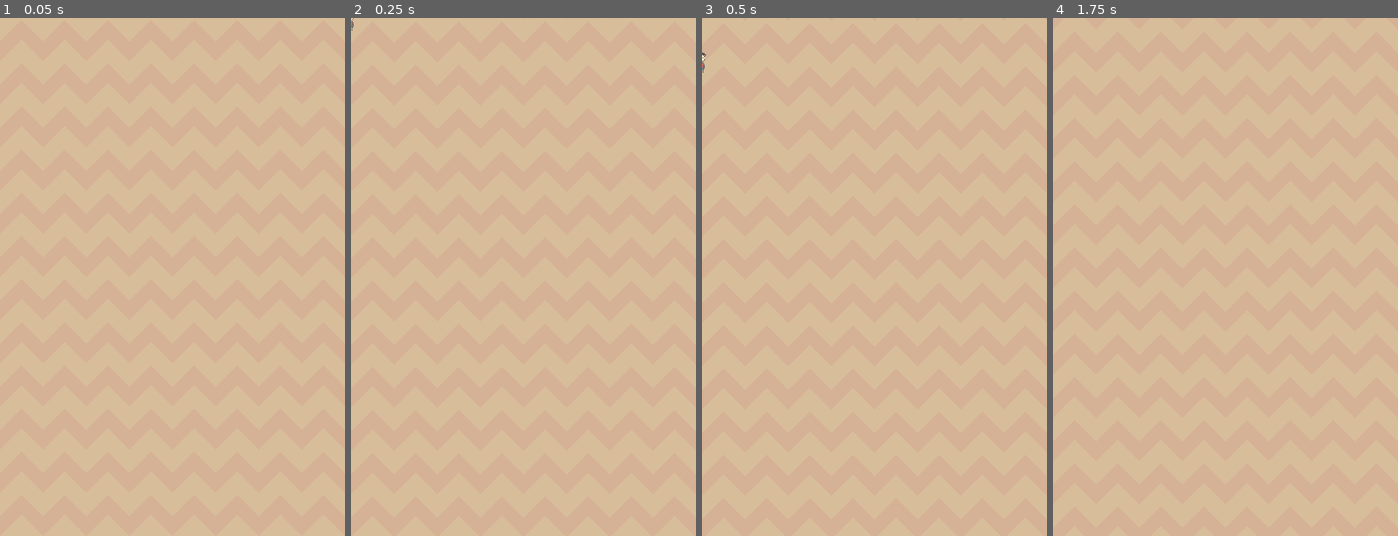
Above: before the commit, frames 1-4 (left to right).
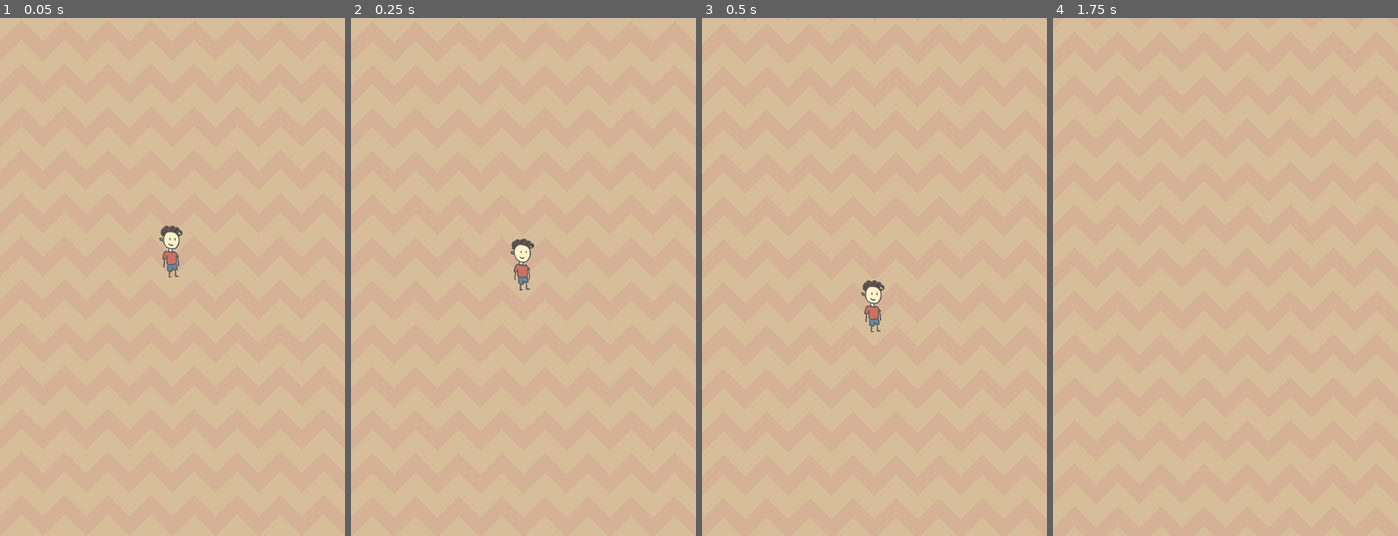
Above: after the commit, the same moments.

Repository: 5u4/noah-the-lifesaver-doodle-jump
Game: Godot game, scene res://Scenes/World.tscn
Same seed, same stepped clock (60 frames per second), same inputs: the game is played once before the commit and once after it.
Inputs:
- Up to frame 1 (0.05 s): no input
- Up to frame 2 (0.25 s): no input
- Up to frame 3 (0.5 s): no input
- Up to frame 4 (1.75 s): no input

The runs differ from the first frame. In frame 1, 0.4% of the frame differs, in the area x 46-53%, y 40-51%; in frame 2, 0.4%; in frame 3, 0.4%, in the area x 0-53%, y 6-61%; in frame 4, nothing differs.

Commit message:
Adjust screen size + add a paddle

Diff:
--- a/Instances/Background.tscn
+++ b/Instances/Background.tscn
@@ -34,6 +34,5 @@
 
 [node name="Sprite" type="Sprite" parent="ParallaxLayer"]
 texture = SubResource( 3 )
-centered = false
 region_enabled = true
 region_rect = Rect2( 0, 0, 512, 768 )
--- /dev/null
+++ b/Instances/Paddle.tscn
@@ -0,0 +1,14 @@
+[gd_scene load_steps=3 format=2]
+
+[ext_resource path="res://Assets/Paddle/Paddle.png" type="Texture" id=1]
+
+[sub_resource type="RectangleShape2D" id=1]
+extents = Vector2( 74, 20 )
+
+[node name="Platform" type="StaticBody2D"]
+
+[node name="Sprite" type="Sprite" parent="."]
+texture = ExtResource( 1 )
+
+[node name="CollisionShape2D" type="CollisionShape2D" parent="."]
+shape = SubResource( 1 )
--- a/Instances/Player.tscn
+++ b/Instances/Player.tscn
@@ -7,8 +7,6 @@
 [ext_resource path="res://Assets/Player/idle-0.png" type="Texture" id=5]
 [ext_resource path="res://Assets/Player/land-0.png" type="Texture" id=6]
 
-
-
 [sub_resource type="SpriteFrames" id=1]
 animations = [ {
 "frames": [ ExtResource( 5 ), ExtResource( 2 ), ExtResource( 3 ), ExtResource( 4 ) ],
@@ -16,14 +14,14 @@
 "name": "idle",
 "speed": 5.0
 }, {
+"frames": [ ExtResource( 1 ) ],
+"loop": true,
+"name": "jump",
+"speed": 5.0
+}, {
 "frames": [ ExtResource( 6 ) ],
 "loop": true,
 "name": "land",
-"speed": 5.0
-}, {
-"frames": [ ExtResource( 1 ) ],
-"loop": true,
-"name": "jump",
 "speed": 5.0
 } ]
 
@@ -34,8 +32,8 @@
 mode = 2
 
 [node name="AnimatedSprite" type="AnimatedSprite" parent="."]
-position = Vector2( 0, -14.5 )
-scale = Vector2( 0.2, 0.2 )
+position = Vector2( 0, -36 )
+scale = Vector2( 0.5, 0.5 )
 frames = SubResource( 1 )
 animation = "idle"
 frame = 3
--- a/Scenes/World.tscn
+++ b/Scenes/World.tscn
@@ -9,3 +9,6 @@
 
 [node name="Player" parent="." instance=ExtResource( 1 )]
 gravity_scale = 7.0
+
+[node name="Camera2D" type="Camera2D" parent="."]
+current = true
Binary file added: Assets/Paddle/Paddle.png
Not shown, added: Assets/Paddle/Paddle.png.import
